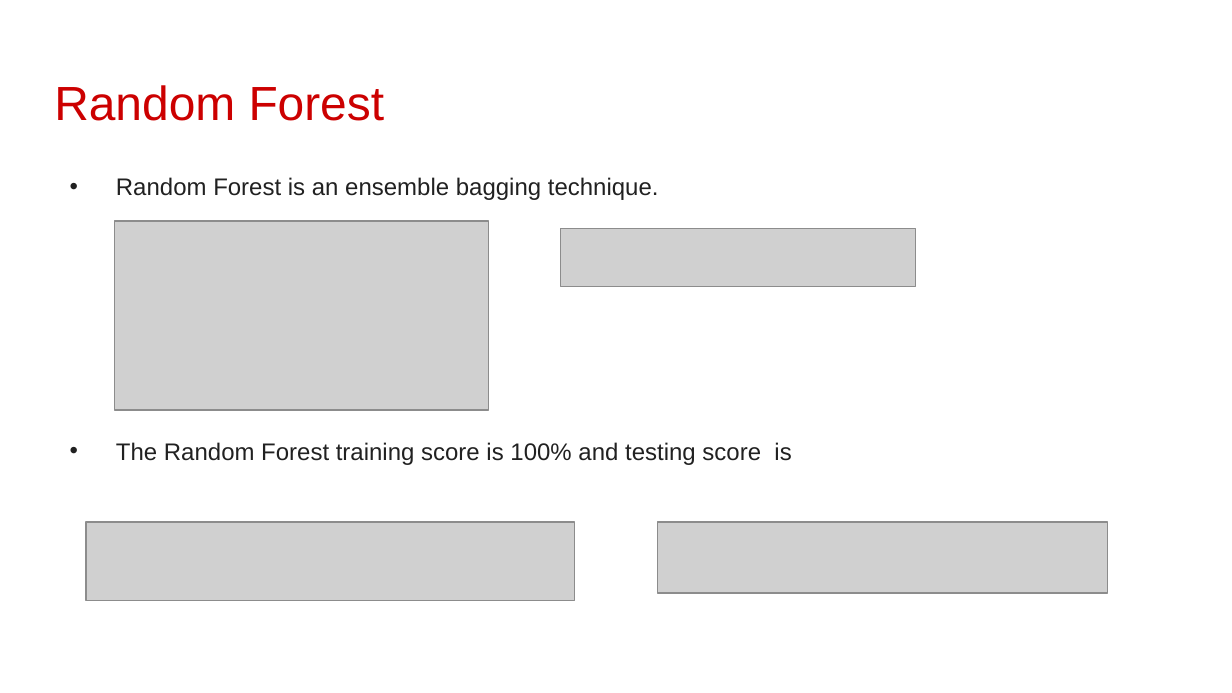
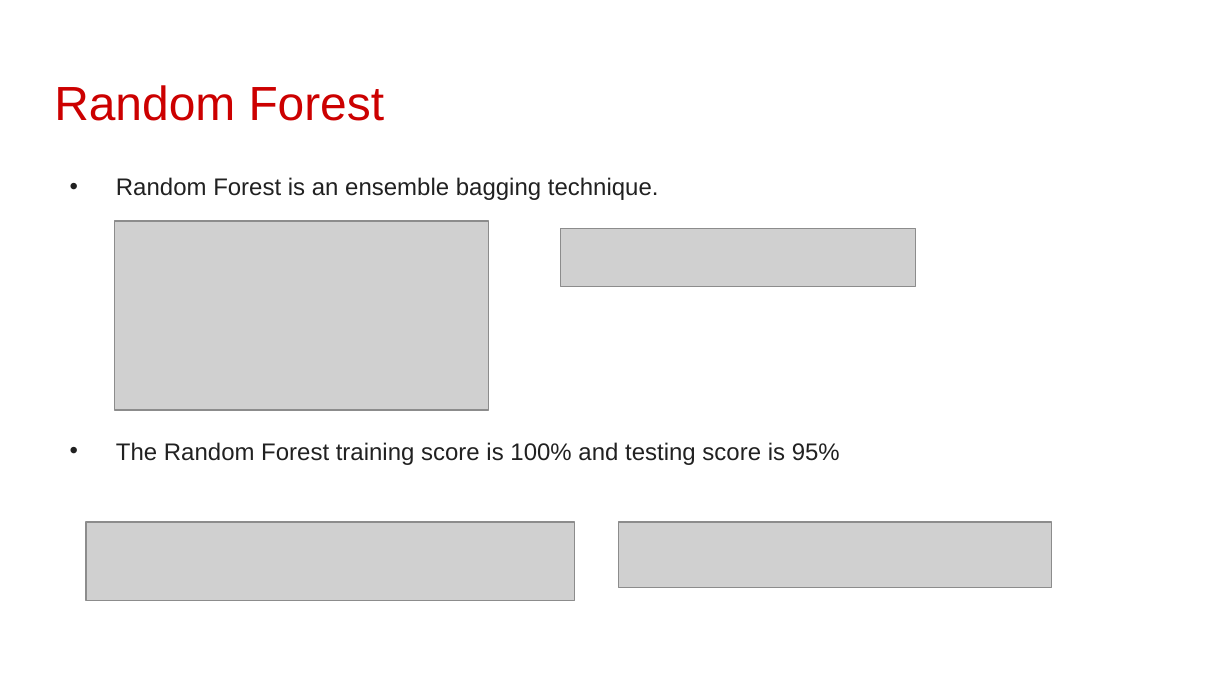
Before and after one commit to Thurab/Company_Bankruptcy_prediction_Classification_usecase, a slide deck: slide 17 of CapstoneProject_Company_Bankruptcy_prediction.pptx. Drawn at 1232x693 pixels with LibreOffice and Linux fonts; fonts in the diff are those of the drawing; grey boxes stand for pictures; background and template pictures are left out. Boxes give left, top, right and bottom in pixels: in the first picture for what was removed or moved away, otherwise in the second. Text is boxed around its words. In the diff, an @@ line names an element or a change of style, - is before the commit and + after.

```diff
--- a/CapstoneProject_Company_Bankruptcy_prediction.pptx
+++ b/CapstoneProject_Company_Bankruptcy_prediction.pptx
@@ text at [116,442,840,465]: text changed @@
-• The Random Forest training score is 100% and testing score is
+• The Random Forest training score is 100% and testing score is 95%
@@ picture: place and size @@
-picture at [657,522,1108,594]
+picture at [618,522,1052,588]
```
Also in this commit, not shown: 16 other slides changed, 6 slides added, 6 slides removed, 2 other files.
